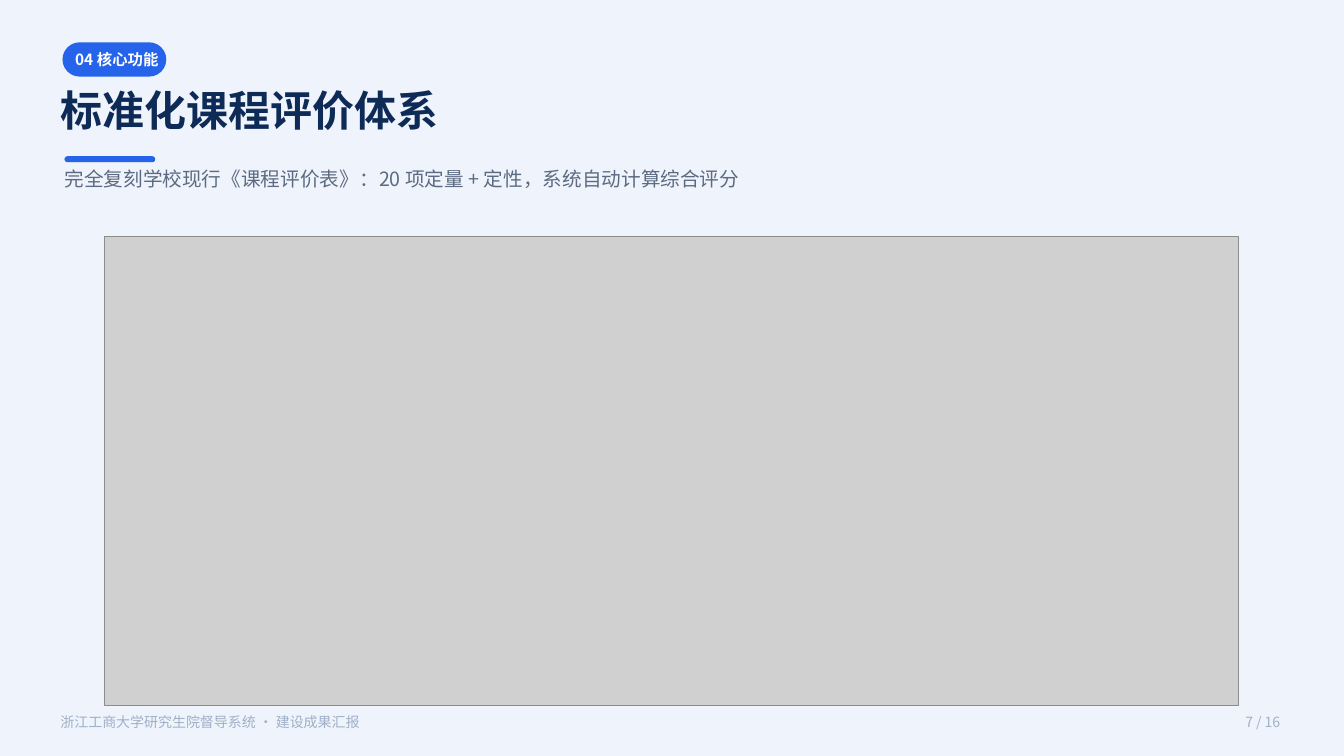
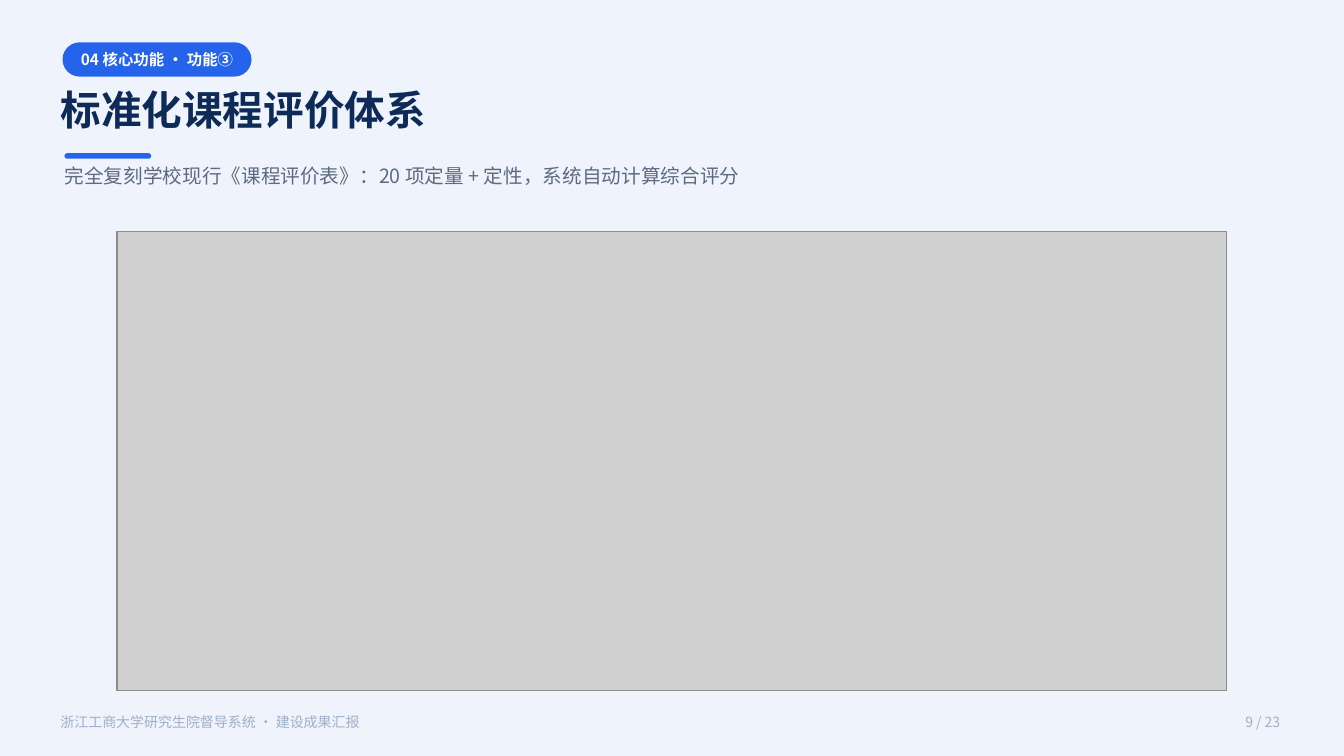
Before and after one commit to 1739467001-svg/example-of-report, a slide deck: slide 9 of slides/督导系统建设成果汇报.pptx (slide 7 before the commit). Drawn at 1344x756 pixels with LibreOffice and Linux fonts; fonts in the diff are those of the drawing; grey boxes stand for pictures. Boxes give left, top, right and bottom in pixels: in the first picture for what was removed or moved away, otherwise in the second. Text is boxed around its words. In the diff, an @@ line names an element or a change of style, - is before the commit and + after.

```diff
--- a/slides/督导系统建设成果汇报.pptx
+++ b/slides/督导系统建设成果汇报.pptx
@@ rounded rectangle: place and size @@
-rounded rectangle at (63, 42, 166, 77)
+rounded rectangle at (63, 42, 252, 77)
@@ text at (81, 52, 233, 67): text changed @@
-04 核心功能
+04 核心功能 · 功能③
@@ text "标准化课程评价体系" at (60, 90, 426, 129): size 30 to 29 pt @@
@@ rounded rectangle: place and size @@
-rounded rectangle at (65, 156, 155, 162)
+rounded rectangle at (65, 153, 151, 159)
@@ picture: place and size @@
-picture at (105, 237, 1239, 706)
+picture at (117, 232, 1227, 691)
@@ text at (1245, 717, 1281, 727): text changed @@
-7 / 16
+9 / 23
```
Also in this commit, not shown: 14 other slides changed, 7 slides added, 9 other files.
